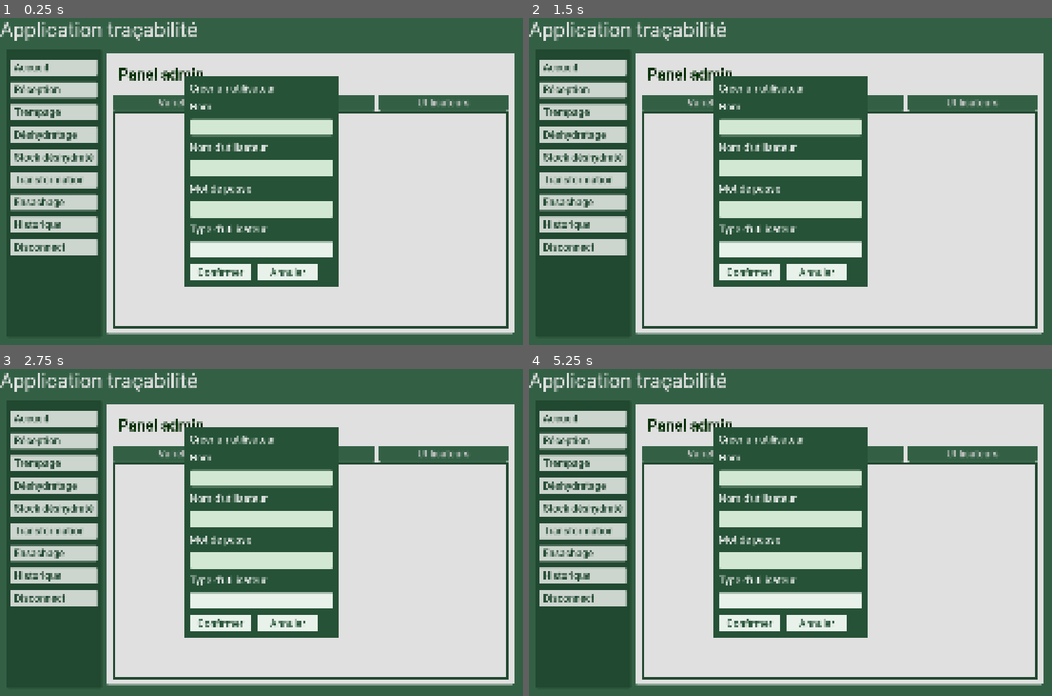
Above: before the commit, frames 1-4 (two rows, left to right).
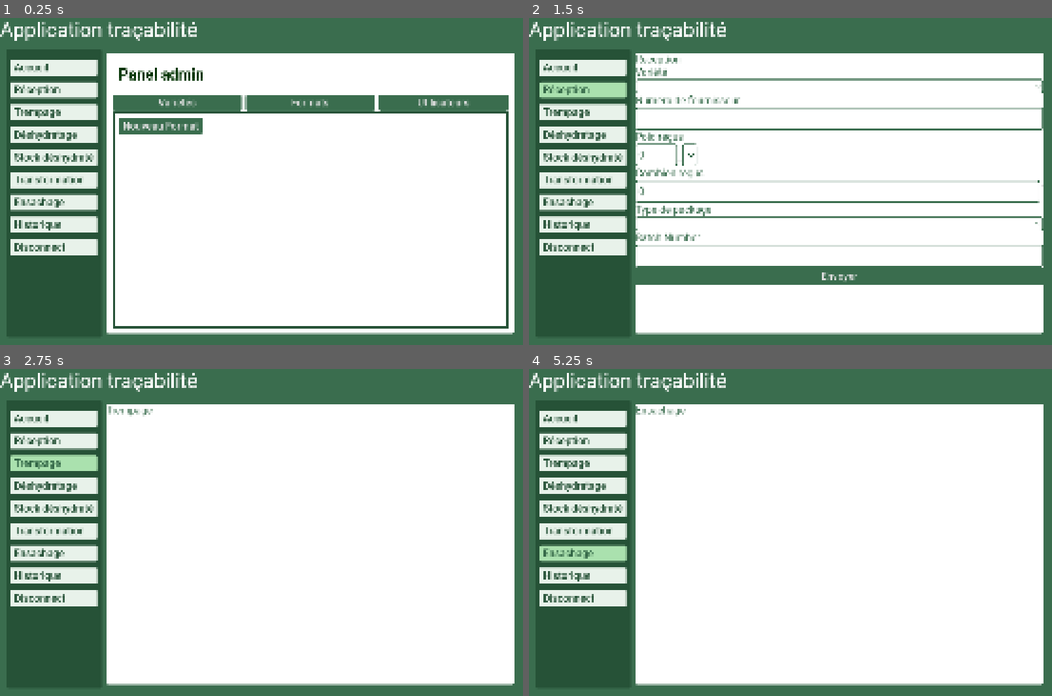
Above: after the commit, the same moments.

Repository: Animo105/tout-cru-dans-le-bec
Game: Godot game, scene res://main_app/main.tscn
Two runs of this game, one before a commit and one after it. Both use one fixed random seed, a clock stepped at 60 frames per second and the inputs below.
Inputs:
- Up to frame 1 (0.25 s): no input
- Up to frame 2 (1.5 s): click "Accueil" at 0.5 s; click "Réception" at 1.25 s
- Up to frame 3 (2.75 s): click "Trempage" at 2 s
- Up to frame 4 (5.25 s): click "Déshydratage" at 2.75 s; click "Stock déshydraté" at 3.5 s; click "Transformation" at 4.25 s; click "Ensachage" at 5 s

The runs differ from the first frame. In frame 1, 67% of the frame differs, in the area x 0-99%, y 1-97%; in frame 2, 71%; in frame 3, 71%; in frame 4, 71%.

Commit message:
jsp pourquoi ca crashais mais ca crash pu

Diff:
--- a/globals/dto/format.gd
+++ b/globals/dto/format.gd
@@ -10,10 +10,11 @@
 	f.format = d.get("format", "")
 	return f
 
-static func from_response_list(a : Array[Dictionary]) -> Array[Format]:
+static func from_response_list(a : Array) -> Array[Format]:
 	var af : Array[Format] = []
 	for f in a:
-		af.append(Format.from_response(f))
+		if f is Dictionary:
+			af.append(Format.from_response(f))
 	return af
 
 func to_request() -> Dictionary:
--- a/scenes/admin_panel/admin_panel.tscn
+++ b/scenes/admin_panel/admin_panel.tscn
@@ -66,6 +66,7 @@
 layout_mode = 2
 
 [node name="UserPanel" parent="MarginContainer/VBoxContainer/PanelContainer" unique_id=1238810685 instance=ExtResource("4_g4htw")]
+visible = false
 layout_mode = 2
 
 [node name="PopUp" parent="." unique_id=519498358 instance=ExtResource("5_smfo1")]
--- a/scenes/admin_panel/admin_scenes/user_panel.tscn
+++ b/scenes/admin_panel/admin_scenes/user_panel.tscn
@@ -15,6 +15,7 @@
 size_flags_vertical = 3
 
 [node name="CanvasLayer" type="CanvasLayer" parent="." unique_id=575034424]
+visible = false
 
 [node name="Panel" type="Panel" parent="CanvasLayer" unique_id=821686734]
 anchors_preset = 15
